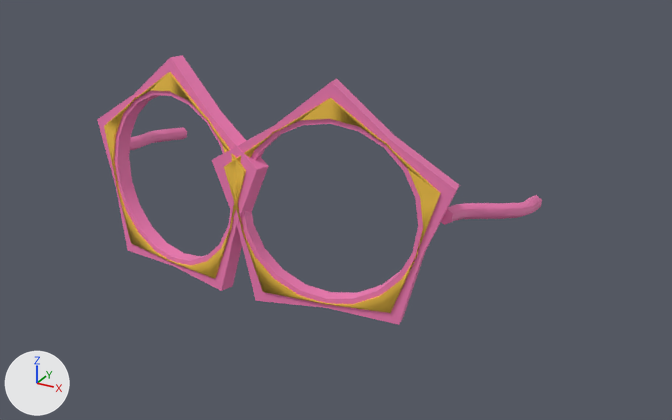
The FBX model Overbooked/arte/accesorios/GafasEstrella.fbx: old version first, new version second.
Both versions are drawn from a camera (50 mm lens) standing at (1.51, -2.45, 1.43) and looking at (0.16, 0.01, 0.2). The axes (+X, +Y, +Z) are drawn at lower left. The lights are the same throughout. The first picture is the older version.

In view in the first picture: 'GafasEstrella'.
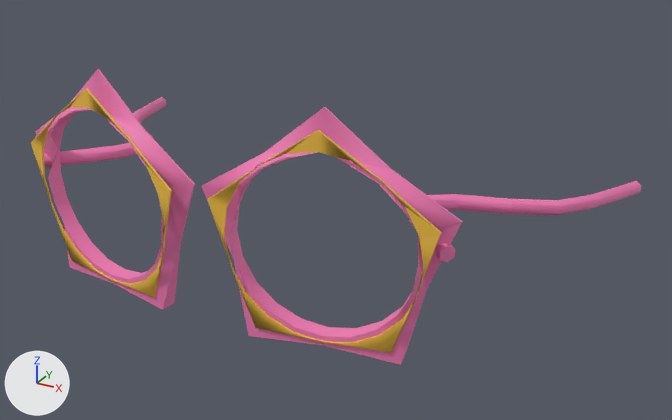
What differs and where, as boxes [x1, y1, x2, y2] in the pictures (672 x 420 px; the box of a moved part takes in the faces that stretch with it):
'GafasEstrella', reshaped (37% wider, 10% taller)
    before: [97, 55, 542, 325]
    after: [31, 69, 641, 365]
part 1 of me_gafasestrella, moved or reshaped
    before: [104, 72, 246, 278]
    after: [31, 88, 172, 297]
part 2 of me_gafasestrella, moved or reshaped
    before: [224, 98, 441, 313]
    after: [207, 130, 441, 353]
part 3 of me_gafasestrella, added (pink)
    after: [35, 69, 195, 310]
part 4 of me_gafasestrella, added (pink)
    after: [201, 107, 462, 365]
part 5 of me_gafasestrella, moved or reshaped
    before: [97, 55, 542, 325]
    after: [44, 97, 641, 262]

The change, as a list of edits to the scene's bpy script:
```text
Change me_gafasestrella:
    used by ob_gafasestrella; location = (0.0, 0.0, 0.0)
    remove me_gafasestrella.from_pydata(...)  # 360 vertices, 484 faces; spans x -0.75..0.75, y -0.35..0.34, z 0.0..0.71
    add me_gafasestrella.from_pydata(...)  # 360 vertices, 484 faces; spans x -1.01..1.01, y -0.56..0.56, z 0.0..0.71
    me_gafasestrella part 1: the loose piece of 60 vertices spanning x -0.61..0.04, y -0.34..-0.21, z 0.03..0.67 is multiplied about its middle by the matrix ((0.999, -0.014, -0.018), (0.012, 0.993, -0.106), (0.019, 0.106, 0.993)), then moved by (-0.1, -0.22, 0.0)
    me_gafasestrella part 2: the loose piece of 60 vertices spanning x -0.04..0.61, y -0.34..-0.21, z 0.03..0.67 is multiplied about its middle by the matrix ((0.999, 0.014, 0.018), (-0.012, 0.993, -0.106), (-0.019, 0.106, 0.993)), then moved by (0.1, -0.22, 0.0)
    me_gafasestrella part 3: a new loose piece of 60 vertices spanning x -0.74..-0.01, y -0.54..-0.39, z 0.0..0.71, in mat_kitextra_palette (picture img_accesorios_palette_png)
    me_gafasestrella part 4: a new loose piece of 60 vertices spanning x 0.01..0.74, y -0.54..-0.39, z 0.0..0.71, in mat_kitextra_palette (picture img_accesorios_palette_png)
    me_gafasestrella part 5: 2 vertices moved within x -0.71..0.71, y 0.08, z 0.29; 238 vertices removed from x -0.75..0.75, y -0.35..0.34, z 0.0..0.71; 118 vertices added at x -1.01..1.01, y -0.42..0.56, z 0.22..0.37
```
